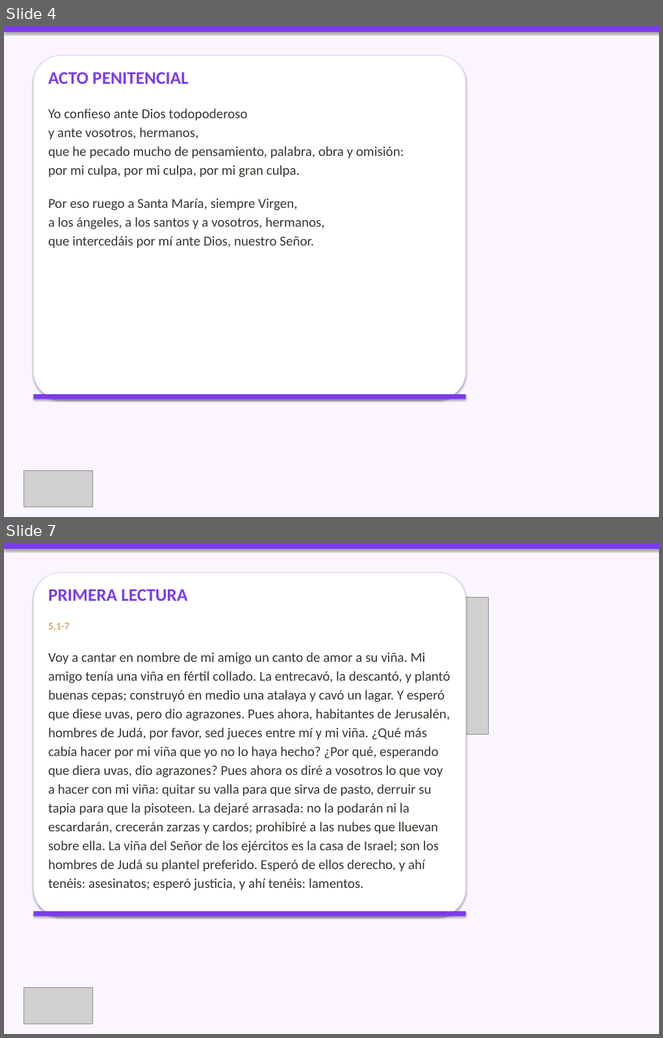
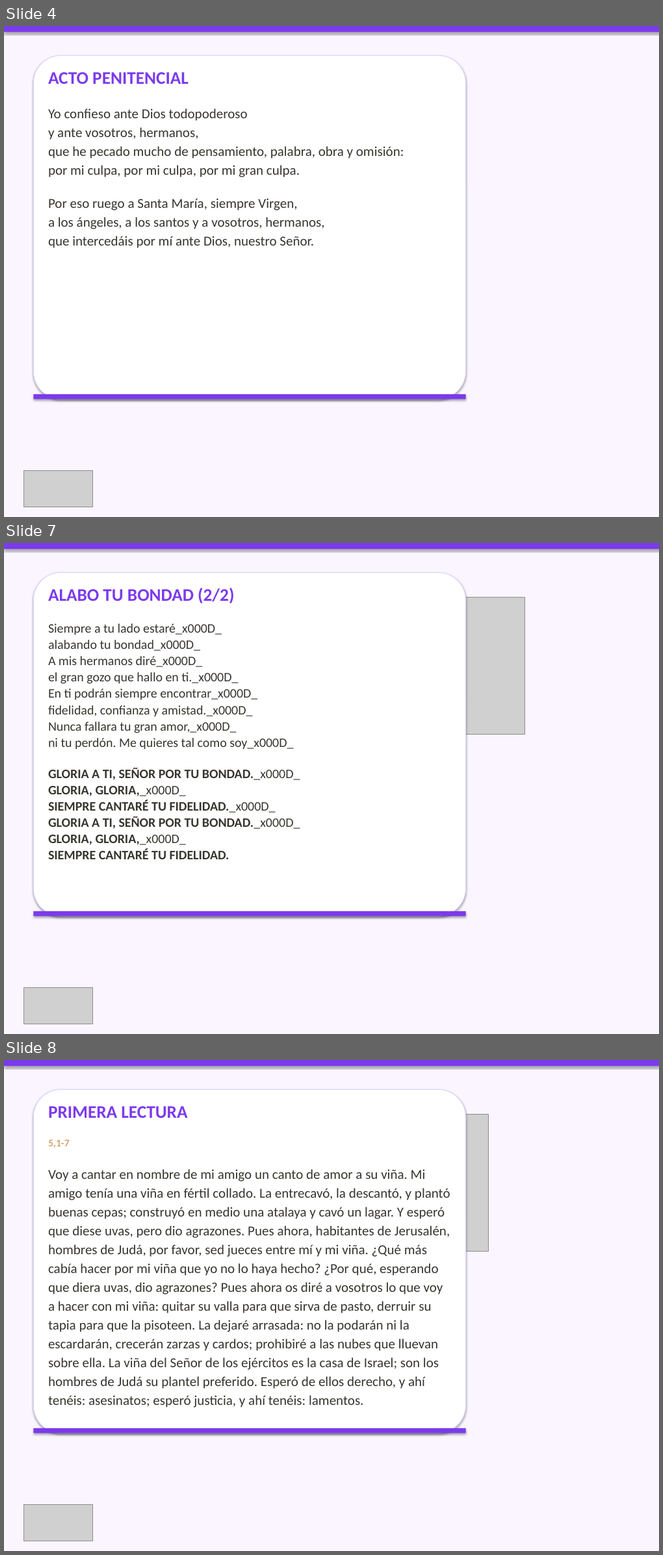
Before and after one commit to CC5M5/CCE-M5, a slide deck: presentaciones_html/2026-10-04_presentacion/2026-10-04_presentacion.pptx. Shown one above the other, each under a label of ours: slides 4 and 7 before the commit, slides 4, 7 and 8 after it; the slides between them are not shown. The pictures are 663x1038 and 663x1555 pixels, drawn with LibreOffice and Linux fonts; fonts in the diff are those of the drawing; grey boxes stand for pictures. Boxes give left, top, right and bottom in pixels: in the first picture for what was removed or moved away, otherwise in the second. Text is boxed around its words. In the diff, an @@ line names an element or a change of style, - is before the commit and + after.

```diff
--- a/presentaciones_html/2026-10-04_presentacion/2026-10-04_presentacion.pptx
+++ b/presentaciones_html/2026-10-04_presentacion/2026-10-04_presentacion.pptx
@@ slide 7 added at (x1=4, y1=543, x2=659, y2=1034), background #FAF5FF @@
@@ rectangle added at (x1=4, y1=543, x2=659, y2=549), fill #7C3AED @@
@@ rounded rectangle added at (x1=33, y1=572, x2=466, y2=917), fill #FFFFFF, outline #DDD6FE 1 pt @@
@@ text added at (x1=48, y1=588, x2=300, y2=860), 19 pt, text #37352F @@
+ALABO TU BONDAD (2/2)
+Siempre a tu lado estaré_x000D_
+alabando tu bondad_x000D_
+A mis hermanos diré_x000D_
+el gran gozo que hallo en ti._x000D_
+En ti podrán siempre encontrar_x000D_
+fidelidad, confianza y amistad._x000D_
+Nunca fallara tu gran amor,_x000D_
+ni tu perdón. Me quieres tal como soy_x000D_
+GLORIA A TI, SEÑOR POR TU BONDAD._x000D_
+GLORIA, GLORIA,_x000D_
+SIEMPRE CANTARÉ TU FIDELIDAD._x000D_
+GLORIA A TI, SEÑOR POR TU BONDAD._x000D_
+GLORIA, GLORIA,_x000D_
+SIEMPRE CANTARÉ TU FIDELIDAD.
@@ picture added at (x1=363, y1=597, x2=525, y2=735) @@
@@ rectangle added at (x1=33, y1=912, x2=466, y2=917), fill #7C3AED @@
@@ picture added at (x1=24, y1=988, x2=92, y2=1025) @@
@@ what was slide 7 is now slide 8 @@
```
Also in this commit, not shown: 8 slides changed, 9 other slides added, 8 slides removed, 35 other files.
